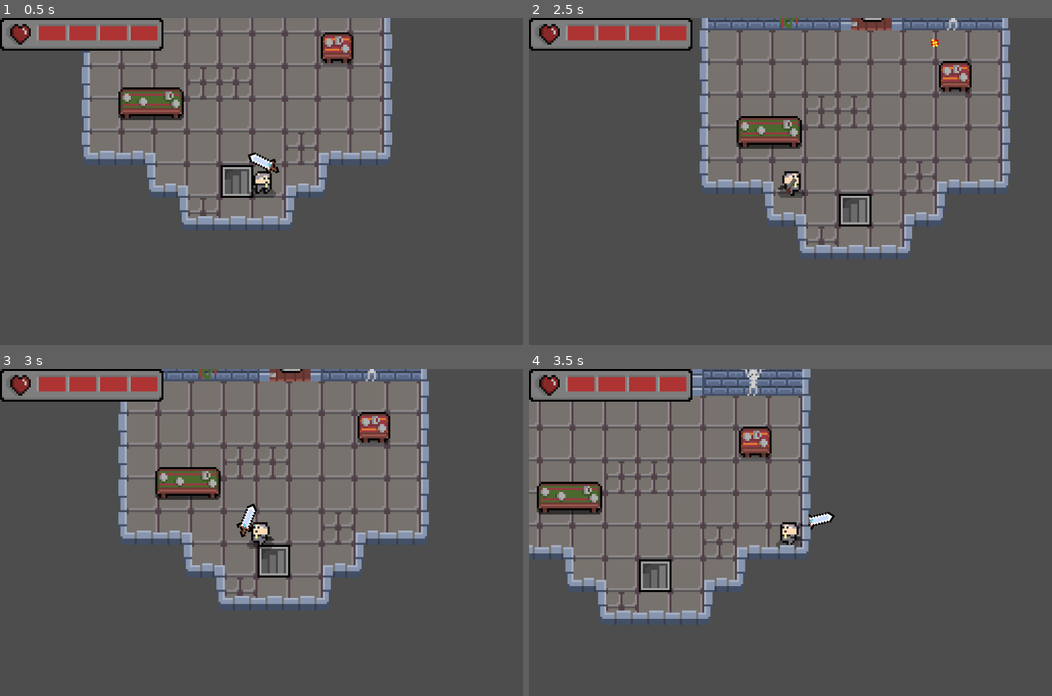
Above: before the commit, frames 1-4 (two rows, left to right).
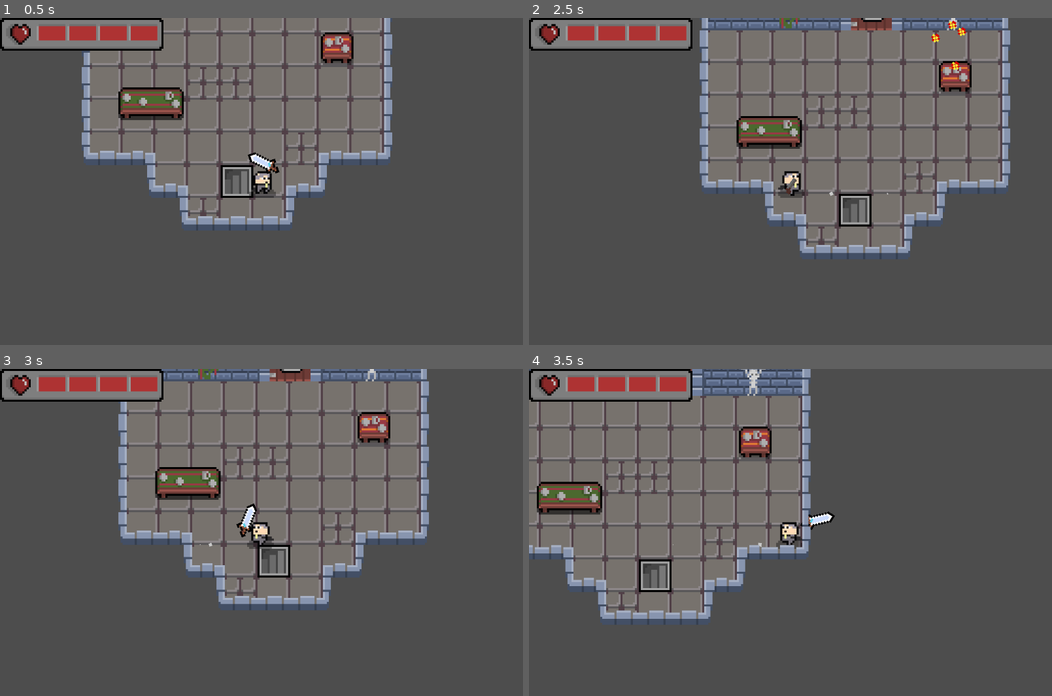
Above: after the commit, the same moments.

Repository: KrogSith/Holy_Quest
Game: Godot game, scene res://Scenes/game.tscn
The game is run twice, just before and just after one commit, with the same random seed, the same clock (stepped at 60 frames per second) and the same inputs.
Inputs (mouse positions are in pixels of both pictures, inside the frame that each line leads up to):
- Up to frame 1 (0.5 s): no input
- Up to frame 2 (2.5 s): move the mouse to (905, 165) at 0.52 s; hold D (move_right) 0.53-2.03 s; click (905, 165) at 0.6 s; tap W (move_up) at 0.77, 1.52 s; tap Enter at 1.25 s; move the mouse to (685, 197) at 1.27 s; click (685, 197) at 1.35 s; move the mouse to (842, 109) at 2.02 s; hold A (move_left) from 2.03 s (still down); hold 2 from 2.03 s (still down); click (842, 109) at 2.3 s
- Up to frame 3 (3 s): move the mouse to (235, 597) at 2.77 s; release A (move_left) at 2.78 s; release 2 at 2.78 s; hold D (move_right) from 2.78 s (still down); tap 1 at 2.85 s
- Up to frame 4 (3.5 s): keep holding D (move_right); tap W (move_up) at 3.02 s; click (764, 597) at 3.05 s

Frame 1 is identical in both runs. In frame 2, 0.2% of the frame differs, in the area x 57-84%, y 0-55%; in frame 3, less than 0.1%; in frame 4, less than 0.1%.

Commit message:
added dust when player is moving, shotgun now is real shotgun, bullet damage changed to 0.5, added hit explosion for enemies

Diff:
--- a/Scenes/Characters/player.tscn
+++ b/Scenes/Characters/player.tscn
@@ -110,6 +110,10 @@
 radius = 4.0
 height = 12.0
 
+[sub_resource type="Curve" id="Curve_21g3h"]
+_data = [Vector2(0, 1), 0.0, 0.0, 0, 0, Vector2(1, 0), 0.0, 0.0, 0, 0]
+point_count = 2
+
 [node name="Player" type="CharacterBody2D"]
 y_sort_enabled = true
 collision_layer = 5
@@ -147,3 +151,18 @@
 [node name="Weapon_DB_Shotgun" parent="Weapon" instance=ExtResource("7_ku17j")]
 
 [node name="Weapon_Sword" parent="Weapon" instance=ExtResource("8_1jth2")]
+
+[node name="DustParticles" type="CPUParticles2D" parent="."]
+position = Vector2(0, 6)
+amount = 2
+lifetime = 0.5
+randomness = 1.0
+gravity = Vector2(0, 0)
+angular_velocity_min = -720.0
+angular_velocity_max = 720.0
+angle_min = -720.0
+angle_max = 720.0
+scale_amount_min = 2.0
+scale_amount_max = 2.0
+scale_amount_curve = SubResource("Curve_21g3h")
+color = Color(0.792157, 0.792157, 0.792157, 1)
--- /dev/null
+++ b/Scenes/Effects/hit_explosion.tscn
@@ -0,0 +1,41 @@
+[gd_scene load_steps=7 format=3 uid="uid://dqhbk6m7sxvr5"]
+
+[ext_resource type="Texture2D" uid="uid://dbpmvbsff1cnt" path="res://Textures/Effects/hit_effect_anim_spritesheet.png" id="1_wyc4p"]
+[ext_resource type="Script" path="res://Scripts/Effects/hit_explosion.gd" id="2_g4suq"]
+
+[sub_resource type="AtlasTexture" id="AtlasTexture_idkte"]
+atlas = ExtResource("1_wyc4p")
+region = Rect2(0, 0, 8, 8)
+
+[sub_resource type="AtlasTexture" id="AtlasTexture_tkl4i"]
+atlas = ExtResource("1_wyc4p")
+region = Rect2(8, 0, 8, 8)
+
+[sub_resource type="AtlasTexture" id="AtlasTexture_l3qal"]
+atlas = ExtResource("1_wyc4p")
+region = Rect2(16, 0, 8, 8)
+
+[sub_resource type="SpriteFrames" id="SpriteFrames_8oh70"]
+animations = [{
+"frames": [{
+"duration": 1.0,
+"texture": SubResource("AtlasTexture_idkte")
+}, {
+"duration": 1.0,
+"texture": SubResource("AtlasTexture_tkl4i")
+}, {
+"duration": 1.0,
+"texture": SubResource("AtlasTexture_l3qal")
+}],
+"loop": false,
+"name": &"Hit",
+"speed": 15.0
+}]
+
+[node name="HitExplosion" type="AnimatedSprite2D"]
+sprite_frames = SubResource("SpriteFrames_8oh70")
+animation = &"Hit"
+autoplay = "Hit"
+frame = 2
+frame_progress = 1.0
+script = ExtResource("2_g4suq")
--- a/Scenes/Levels/EndRooms/end_room_1.tscn
+++ b/Scenes/Levels/EndRooms/end_room_1.tscn
@@ -14,7 +14,7 @@
 script = ExtResource("1_mteme")
 
 [node name="TileMap" parent="." instance=ExtResource("1_4t7ok")]
-layer_0/tile_data = PackedInt32Array(196615, 196608, 1, 1966 …(773 unchanged characters)… , 196608, 1, 458754, 196608, 1, 458755, 196608, 1, 458756, 196608, 1, 65543, 458752, 4, 458759, 196608, 1, 6 …(586 unchanged characters)…
+layer_0/tile_data = PackedInt32Array(196615, 196608, 1, 1966 …(773 unchanged characters)… , 196608, 1, 458754, 196608, 1, 458755, 458752, 4, 458756, 458752, 4, 65543, 458752, 4, 458759, 196608, 1, 6 …(586 unchanged characters)…
 layer_1/tile_data = PackedInt32Array(327689, 262144, 1, 65539, 196608, 0, 327691, 196608, 0)
 
 [node name="TileMap2" parent="." instance=ExtResource("1_4t7ok")]
--- a/Scripts/Characters/Enemies/Enemy_Bat.gd
+++ b/Scripts/Characters/Enemies/Enemy_Bat.gd
@@ -9,6 +9,7 @@
 @onready var player: CharacterBody2D = get_tree().current_scene.get_node('Player')#get_parent().get_node("Player")
 #@export var player: CharacterBody2D
 @onready var nav_agent := $NavigationAgent2D as NavigationAgent2D
+@onready var hit_explosion = preload('res://Scenes/Effects/hit_explosion.tscn')
 
 enum State {
 	Wander,
@@ -108,6 +109,9 @@
 
 
 func get_damage(damage_got):
+	add_child(hit_explosion.instantiate())
+	if $AnimatedSprite2D.flip_h == true:
+		$HitExplosion.flip_h = true
 	hp -= damage_got
 	if hp <= 0:
 		death()
--- a/Scripts/Characters/Enemies/Enemy_Golblin/Enemy_Goblin.gd
+++ b/Scripts/Characters/Enemies/Enemy_Golblin/Enemy_Goblin.gd
@@ -8,6 +8,7 @@
 @onready var player: CharacterBody2D = get_tree().current_scene.get_node('Player')#get_parent().get_node("Player")
 @onready var nav_agent := $NavigationAgent2D as NavigationAgent2D
 @export var Knife : PackedScene = preload('res://Scenes/Characters/Enemies/Enemy_Goblin/goblin_knife.tscn')
+@onready var hit_explosion = preload('res://Scenes/Effects/hit_explosion.tscn')
 #var knife : PackedScene = preload('res://Scenes/Characters/Enemies/Enemy_Goblin/goblin_knife.tscn')
 
 signal died
@@ -93,6 +94,9 @@
 
 
 func get_damage(damage_got):
+	add_child(hit_explosion.instantiate())
+	if $AnimatedSprite2D.flip_h == true:
+		$HitExplosion.flip_h = true
 	hp -= damage_got
 	if hp <= 0:
 		death()
--- a/Scripts/Characters/Enemies/enemy_slime.gd
+++ b/Scripts/Characters/Enemies/enemy_slime.gd
@@ -6,6 +6,7 @@
 
 @onready var player: CharacterBody2D = get_tree().current_scene.get_node('Player')#get_parent().get_node("Player")
 @onready var nav_agent := $NavigationAgent2D as NavigationAgent2D
+@onready var hit_explosion = preload('res://Scenes/Effects/hit_explosion.tscn')
 
 signal died
 
@@ -96,6 +97,9 @@
 
 
 func get_damage(damage_got):
+	add_child(hit_explosion.instantiate())
+	if $AnimatedSprite2D.flip_h == true:
+		$HitExplosion.flip_h = true
 	hp -= damage_got
 	if hp <= 0:
 		death()
--- a/Scripts/Characters/Player.gd
+++ b/Scripts/Characters/Player.gd
@@ -47,8 +47,10 @@
 
 	if velocity.x == 0 and velocity.y == 0:
 		$AnimatedSprite2D.play('Idle')
+		$DustParticles.set_emitting(false)
 	else:
 		$AnimatedSprite2D.play('Run')
+		$DustParticles.set_emitting(true)
 
 
 func weapon_switch():
--- /dev/null
+++ b/Scripts/Effects/hit_explosion.gd
@@ -0,0 +1,14 @@
+extends AnimatedSprite2D
+
+
+# Called when the node enters the scene tree for the first time.
+func _ready():
+	pass # Replace with function body.
+
+
+# Called every frame. 'delta' is the elapsed time since the previous frame.
+func _process(delta):
+	self.play('Hit')
+	await get_tree().create_timer(0.2).timeout
+	#self.visible = false
+	queue_free()
--- a/Scripts/Effects/spawn_explosion.gd
+++ b/Scripts/Effects/spawn_explosion.gd
@@ -4,4 +4,5 @@
 func _ready():
 	self.play('Appear')
 	await get_tree().create_timer(0.5).timeout
-	self.visible = false
+	#self.visible = false
+	queue_free()
--- a/Scripts/Objects/Weapones/weapon_db_shotgun.gd
+++ b/Scripts/Objects/Weapones/weapon_db_shotgun.gd
@@ -33,9 +33,10 @@
 
 
 func shoot():
-	var bullet = Bullet.instantiate()
-	get_tree().current_scene.add_child(bullet)
-	bullet.global_transform = $Marker2D.global_transform
+	for i in range(4):
+		var bullet = Bullet.instantiate()
+		get_tree().current_scene.add_child(bullet)
+		bullet.global_transform = $Marker2D.global_transform
 	$ShootSound.play()
 	$GPUParticles2D.emitting = true
 	await get_tree().create_timer(0.25).timeout
--- a/Scripts/Objects/bullet.gd
+++ b/Scripts/Objects/bullet.gd
@@ -2,8 +2,8 @@
 
 
 var speed = 450
-var damage = 1
-var spread = Vector2(randf_range(-1, 1), randf_range(-1, 1))
+var damage = 0.5
+var spread = Vector2(randf_range(-1.5, 1.5), randf_range(-1.5, 1.5))
 
 
 func _physics_process(delta):
@@ -12,7 +12,8 @@
 
 func _on_body_entered(body):
 	if body.is_in_group("Enemies"):
-		body.get_damage(damage)
+		if body.dead == false:
+			body.get_damage(damage)
 		queue_free()
 	else:
 		$InWall.play()
--- a/Scripts/Rooms/intermediate_room.gd
+++ b/Scripts/Rooms/intermediate_room.gd
@@ -1,7 +1,8 @@
 extends Node2D
 
 
-@onready var num_enemies = $EnemyPositions.get_child_count()
+#@onready var num_enemies = $EnemyPositions.get_child_count()
+var num_enemies = 0
 
 var rng = RandomNumberGenerator.new()
 
@@ -46,6 +47,8 @@
 		var __ = enemy.died.connect(self.on_enemy_killed)
 		enemy.position = enemy_pos.position
 		call_deferred("add_child", enemy)
+		num_enemies += 1
+		print(num_enemies)
 
 		var explosion : AnimatedSprite2D = SPAWN_EXPLOSION_SCENE.instantiate()
 		explosion.position = enemy_pos.position
@@ -54,6 +57,7 @@
 
 func on_enemy_killed():
 	num_enemies -= 1
+	print('Num of enemies left:', num_enemies)
 	if num_enemies == 0:
 		open_doors()
 		stop_traps()
Not shown: 1 places in Scenes/Characters/player.tscn that only renumber resources
Binary file added: Textures/Effects/hit_effect_anim_spritesheet.png
Not shown, added: Textures/Effects/hit_effect_anim_spritesheet.png.import
